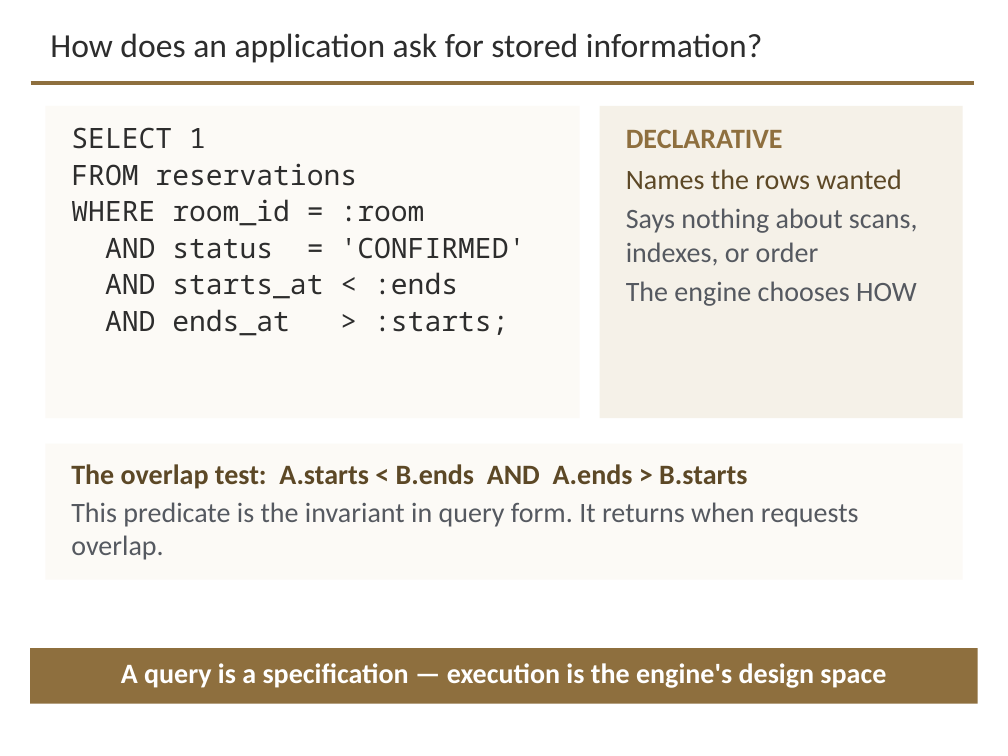
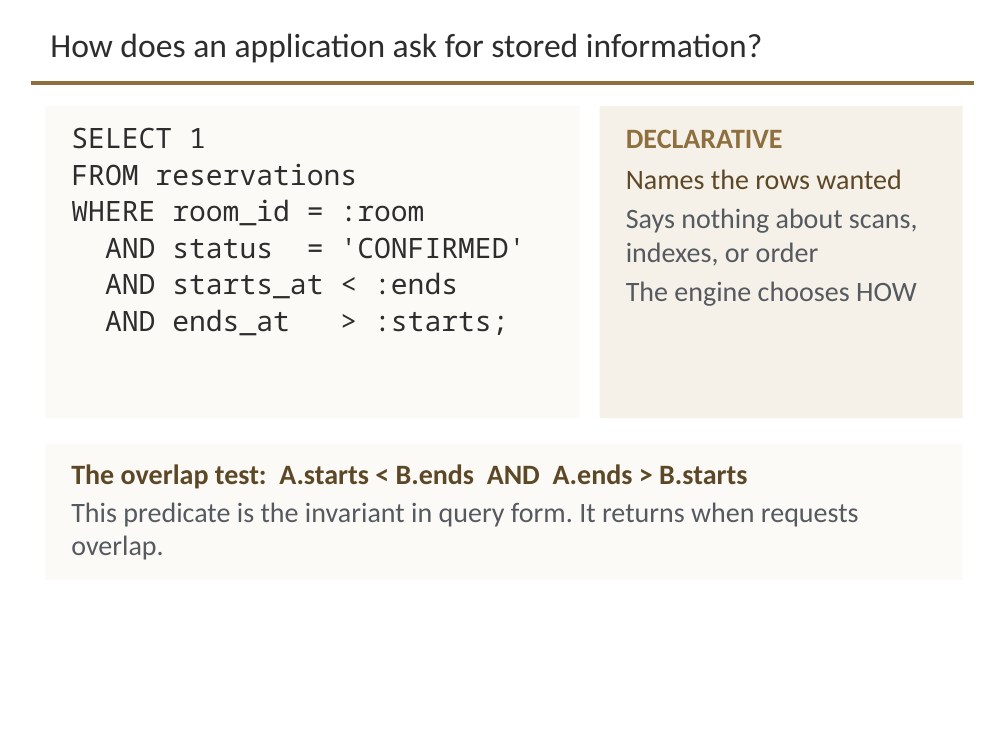
Before and after one commit to davisjam/model-based-agentic-software-engineering, a slide deck: slide 14 of course/lectures/act-3-software-in-the-world/02-compute-environments-and-data-management/3-2-Data-Management.pptx. Drawn at 1008x756 pixels with LibreOffice and Linux fonts; fonts in the diff are those of the drawing; background and template pictures are left out. Boxes give left, top, right and bottom in pixels: in the first picture for what was removed or moved away, otherwise in the second. Text is boxed around its words. In the diff, an @@ line names an element or a change of style, - is before the commit and + after.

```diff
--- a/course/lectures/act-3-software-in-the-world/02-compute-environments-and-data-management/3-2-Data-Management.pptx
+++ b/course/lectures/act-3-software-in-the-world/02-compute-environments-and-data-management/3-2-Data-Management.pptx
@@ rectangle removed at [30, 648, 978, 704] @@
@@ text removed at [121, 663, 886, 688] @@
-A query is a specification — execution is the engine's design space
```
Also in this commit, not shown: 22 other slides changed.
